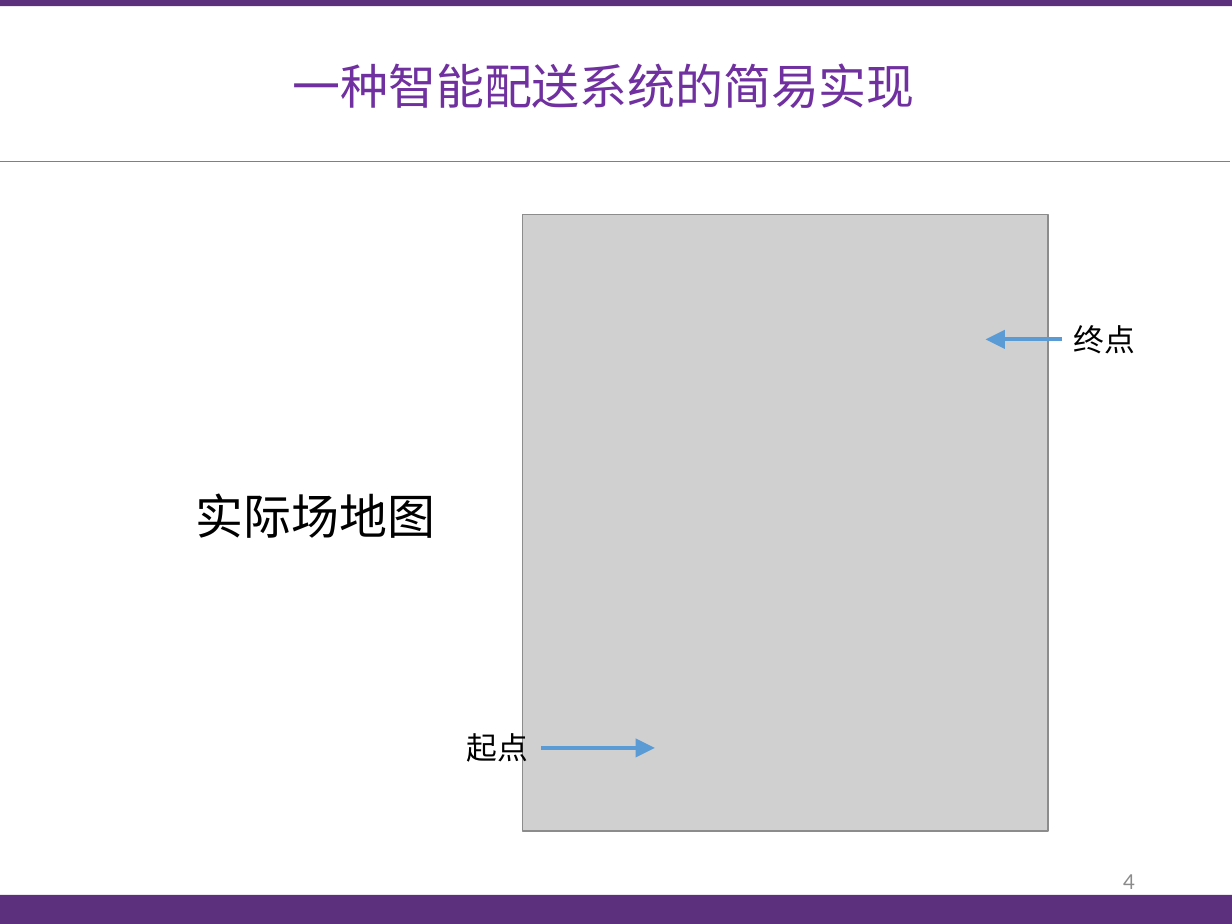
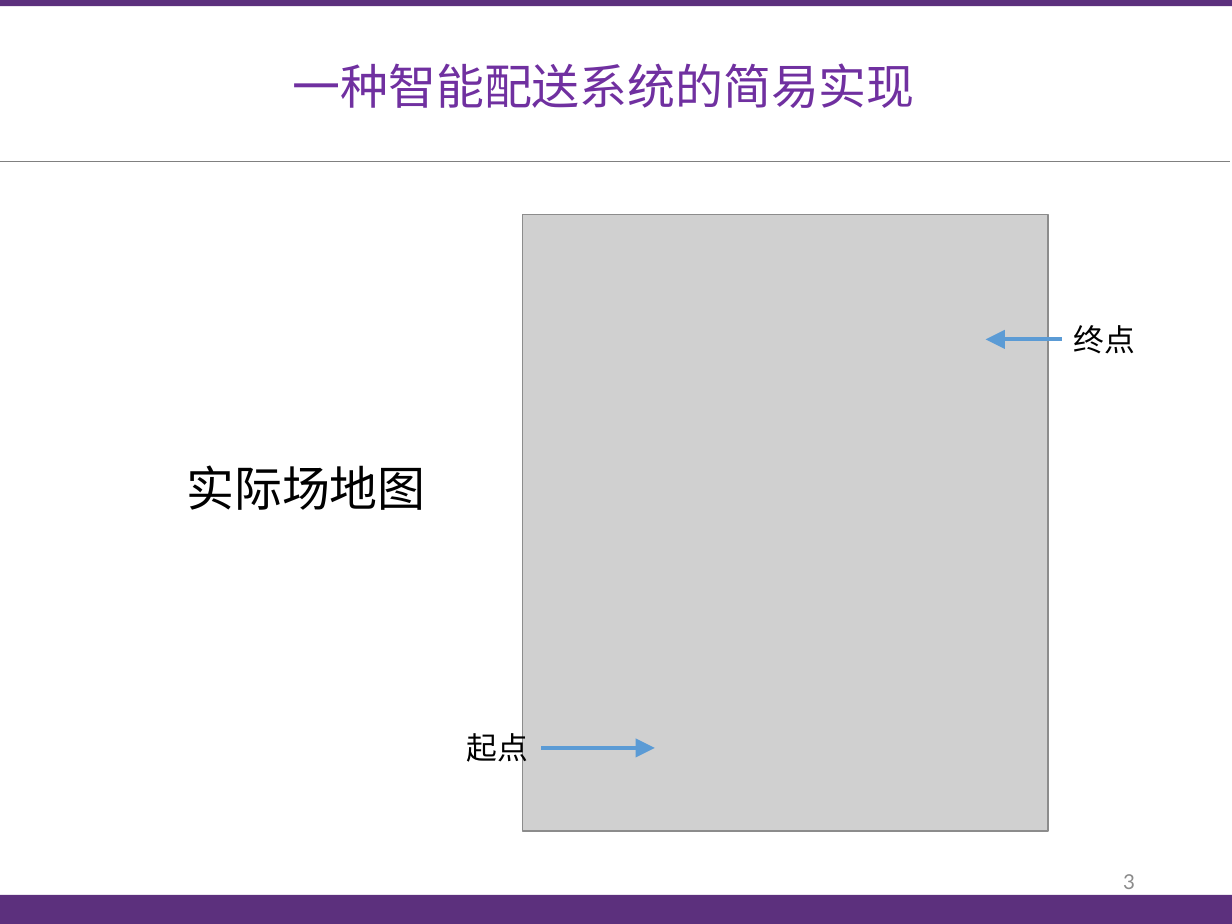
Before and after one commit to jameswhqi/summer-electronics, a slide deck: slide 3 of final_report/答辩_祁文浩_康梓峰.pptx (slide 4 before the commit). Drawn at 1232x924 pixels with LibreOffice and Linux fonts; fonts in the diff are those of the drawing; grey boxes stand for pictures. Boxes give left, top, right and bottom in pixels: in the first picture for what was removed or moved away, otherwise in the second. Text is boxed around its words. In the diff, an @@ line names an element or a change of style, - is before the commit and + after.

```diff
--- a/final_report/答辩_祁文浩_康梓峰.pptx
+++ b/final_report/答辩_祁文浩_康梓峰.pptx
@@ text "实际场地图": place and size @@
-text "实际场地图" at [196, 493, 435, 538]
+text "实际场地图" at [186, 465, 425, 510]
@@ page number at [1123, 874, 1135, 889]: text changed @@
-4
+3
```
Also in this commit, not shown: 13 other slides changed, 1 slide added, 1 slide removed, 2 other files.
